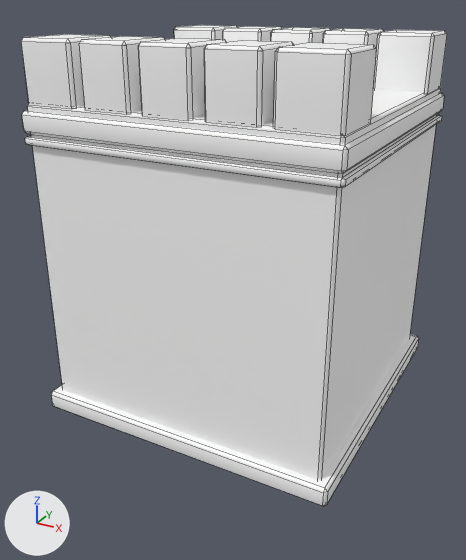
One commit to the FBX model StealthGame/Assets/Meshes/straight.fbx: the scene before it, then after it.
Both versions are drawn from a camera (50 mm lens) standing at (5.86, -9.57, 5.34) and looking at (1.87, -2.32, 1.71). Arrows for +X, +Y and +Z are at lower left; the lights stay in place. Mesh edges are drawn as thin lines. Where no turn or scale is listed for an object, it has been applied to the vertices.

The older version as bpy lines, for what is in view:
```python
me_mesh = bpy.data.meshes.new('Mesh')
me_mesh.from_pydata(...)  # 336 vertices, 364 faces; spans x -4.11..0.04, y -4.08..0.07, z 0.0..4.92
me_mesh.materials.append(mat_lambert62)  # its picture is missing
ob_straight1 = bpy.data.objects.new('straight1', me_mesh)
ob_straight1.location = (4.0, 0.0, 0.0)
```
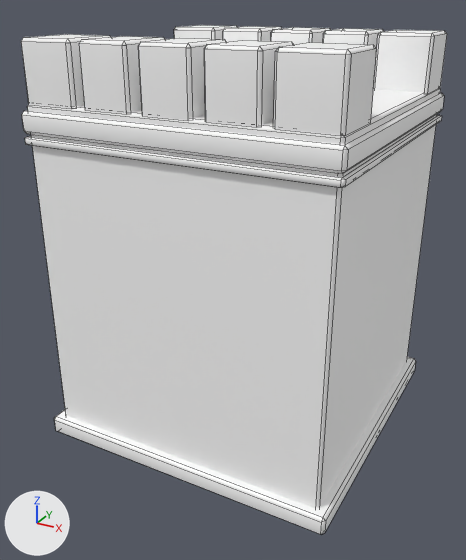
The newer file is also turned or shifted as a whole; pictures and numbers use the older file's frame.

Changed parts and their boxes [x1, y1, x2, y2] in the pictures (466 x 560 px; the box of a moved part takes in the faces that stretch with it):
```json
{"object": "straight1", "change": "reshaped", "before": [21, 25, 447, 506], "after": [21, 25, 447, 534]}
{"part": 1, "of": "me_mesh", "change": "moved or reshaped", "before": [51, 334, 419, 506], "after": [54, 357, 416, 534]}
{"part": 2, "of": "me_mesh", "change": "moved or reshaped", "before": [28, 110, 436, 480], "after": [28, 110, 436, 509]}
```

Edits to the scene script, one JSON object a line:
```json
{"block": "me_mesh", "where": "me_mesh.from_pydata(...)  # 336 vertices, 364 faces; spans x -4.11..0.04, y -4.08..0.07, z 0.0..4.92"}
{"block": "me_mesh", "where": "# used by ob_straight1; location = (4.0, 0.0, 0.0)"}
{"block": "me_mesh", "change": "me_mesh part 1: the loose piece of 24 vertices spanning x -4.11..0.04, y -4.08..0.07, z 0.0..0.26 is moved by (0.0, 0.0, -0.43)"}
{"block": "me_mesh", "change": "me_mesh part 2: all 12 vertices in x -4.0..-0.09, y -3.96..-0.05, z 0.09..0.13 are moved by (0.0, 0.0, -0.43)"}
```
